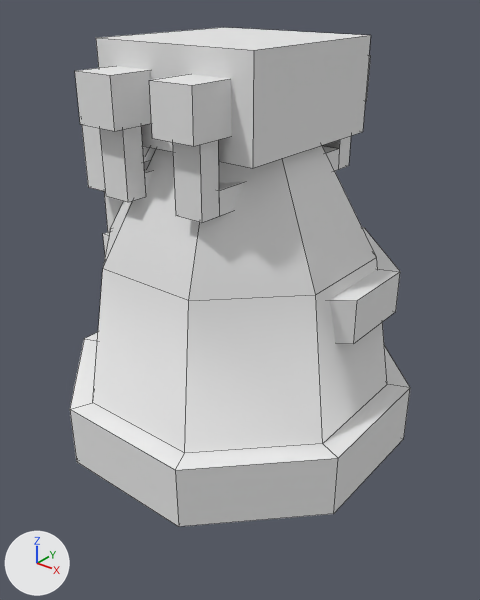
Before and after pictures for a commit that changed the OBJ model src/main/resources/assets/galaxia/textures/model/modules/engine_1/model.obj.
Rendered twice from a camera (50 mm lens) standing at (3.45, -4.27, 2.16) and looking at (0.09, -0.06, -0.45). Lighting does not change. The marker at lower left points along +X, +Y and +Z. The picture after the commit comes second. Mesh edges are drawn as thin lines. Where no turn or scale is listed for an object, it has been applied to the vertices.
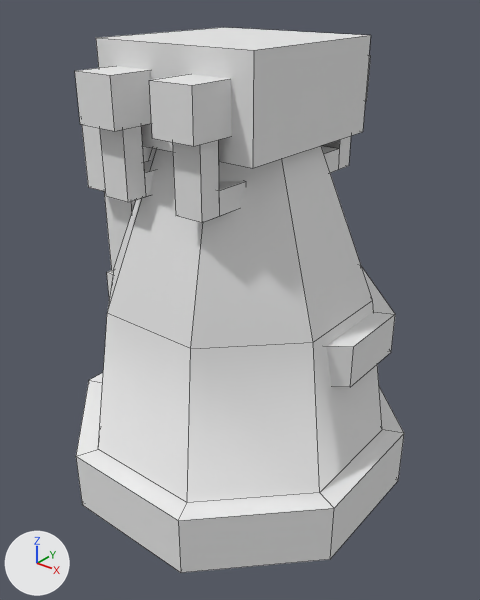
The newer file is also turned or shifted as a whole; pictures and numbers use the older file's frame.

Changed parts and their boxes [x1, y1, x2, y2] in the pictures (480 x 600 px; the box of a moved part takes in the faces that stretch with it):
'circle.001', reshaped (9% taller): before [70, 27, 410, 527]; after [75, 27, 404, 573]
part 1 of me_circle_001, moved or reshaped: before [103, 227, 400, 344]; after [107, 266, 395, 387]
part 2 of me_circle_001, moved or reshaped: before [70, 332, 410, 527]; after [76, 373, 404, 573]
part 3 of me_circle_001, moved or reshaped: before [104, 192, 124, 232]; after [104, 192, 136, 271]
part 4 of me_circle_001, moved or reshaped: before [93, 147, 200, 453]; after [98, 148, 203, 502]
part 5 of me_circle_001, moved or reshaped: before [185, 146, 387, 453]; after [187, 146, 382, 503]

The change, as a diff of the scene's bpy script:
```diff
--- a/src/main/resources/assets/galaxia/textures/model/modules/engine_1/model.obj.py
+++ b/src/main/resources/assets/galaxia/textures/model/modules/engine_1/model.obj.py
@@ me_circle_001 @@
 # used by ob_circle_001; location = (0.0, 0.0, 0.0)
-me_circle_001.from_pydata(...)  # 194 vertices, 146 faces; spans x -1.5..1.5, y -1.5..1.5, z -1.72..1.75
+me_circle_001.from_pydata(...)  # 194 vertices, 146 faces; spans x -1.5..1.5, y -1.5..1.5, z -2.22..1.75
+# me_circle_001 part 1: the loose piece of 24 vertices spanning x -1.31..1.31, y -0.41..1.31, z -0.42..-0.04 is moved by (0.0, 0.0, -0.4)
+# me_circle_001 part 2: all 40 vertices in x -1.5..1.5, y -1.5..1.5, z -1.72..-1.16 are moved by (0.0, 0.0, -0.5)
+# me_circle_001 part 3: all 4 vertices in x -1.5..-1.12, y -0.19..0.19, z -0.56 are moved by (0.0, 0.0, -0.4)
+# me_circle_001 part 4: all 2 vertices in x -0.47..0.47, y -1.12, z 0.06 are moved by (0.0, 0.0, -0.4)
+# me_circle_001 part 5: all 2 vertices in x 1.12, y -0.47..0.47, z 0.06 are moved by (0.0, 0.0, -0.4)
+# other edits to the shape of me_circle_001 do not show in these pictures
 me_circle_001.materials.append(mat_m_38df813a_33bf_0383_f909_6b56364e0457)
```
